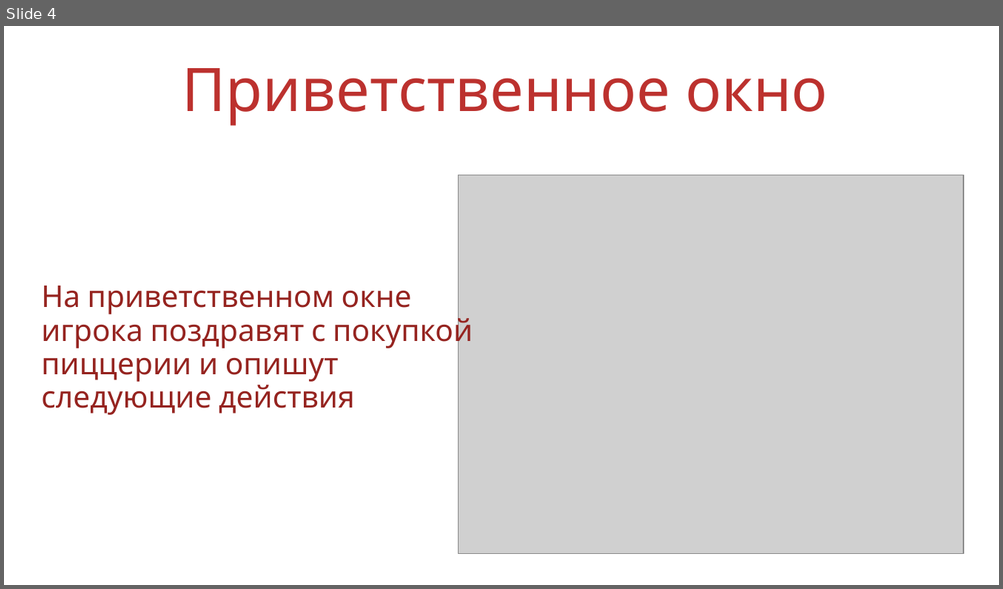
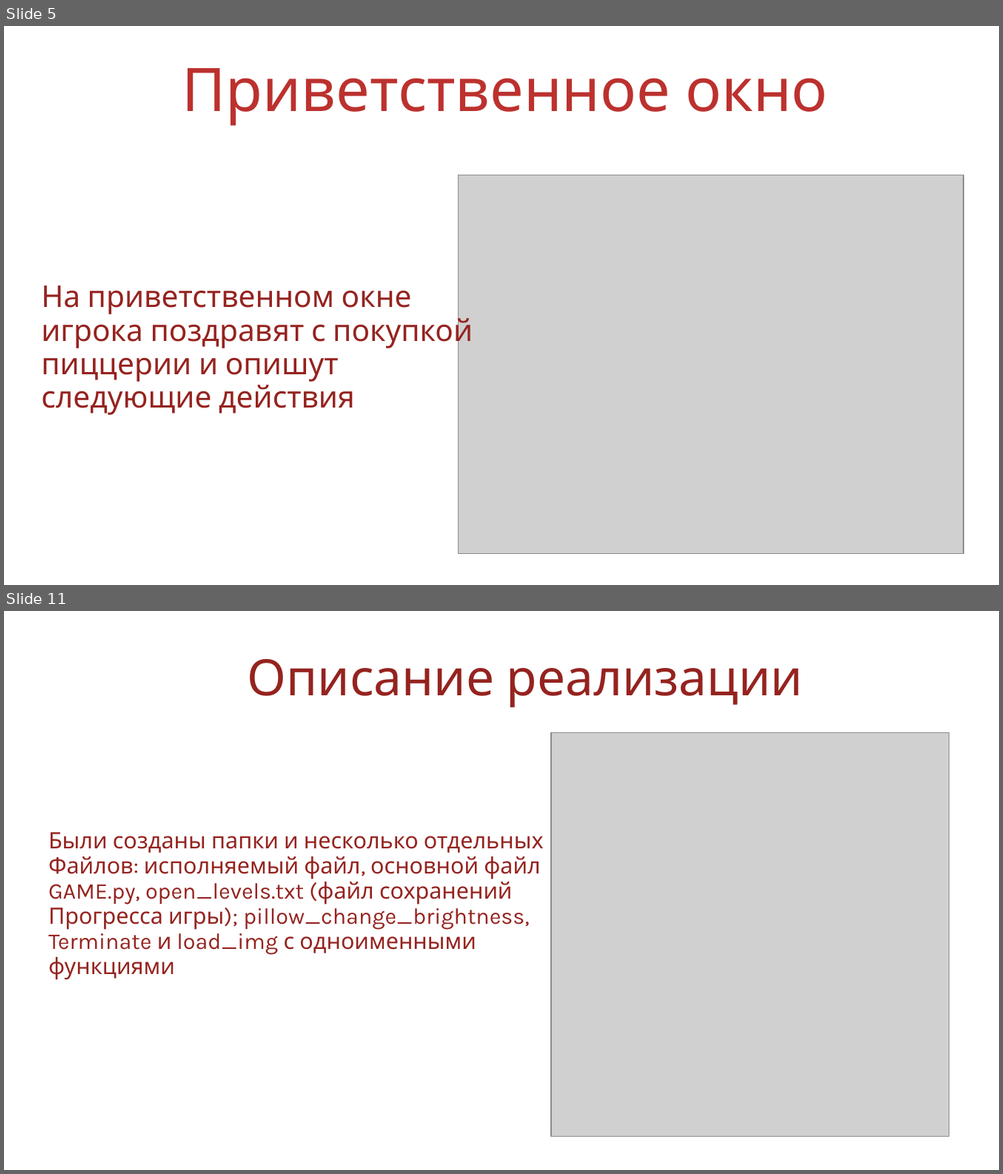
Before and after one commit to KsenyaShestakova/pygame_project, a slide deck: Защита/презентация пицца.ppt. Shown one above the other, each under a label of ours: slide 4 before the commit, slides 5 and 11 after it; the slides between them are not shown. The pictures are 1003x589 and 1003x1174 pixels, drawn with LibreOffice and Linux fonts; fonts in the diff are those of the drawing; grey boxes stand for pictures; background and template pictures are left out. Boxes give left, top, right and bottom in pixels: in the first picture for what was removed or moved away, otherwise in the second. Text is boxed around its words. In the diff, an @@ line names an element or a change of style, - is before the commit and + after.

```diff
--- a/Защита/презентация пицца.ppt
+++ b/Защита/презентация пицца.ppt
@@ slide 11 added at bbox=[4, 611, 999, 1170], background picture (left out) @@
@@ text added at bbox=[247, 659, 802, 708], 40 pt, text #95231F @@
+Описание реализации
@@ picture added at bbox=[551, 733, 949, 1137] @@
@@ text added at bbox=[48, 832, 543, 980], 18 pt, text #95231F @@
+Были созданы папки и несколько отдельных
+Файлов: исполняемый файл, основной файл
+GAME.py, open_levels.txt (файл сохранений
+Прогресса игры); pillow_change_brightness,
+Terminate и load_img с одноименными
+функциями
@@ what was slide 4 is now slide 5 @@
```
Also in this commit, not shown: 3 slides changed, 9 other slides added, 6 other files.
